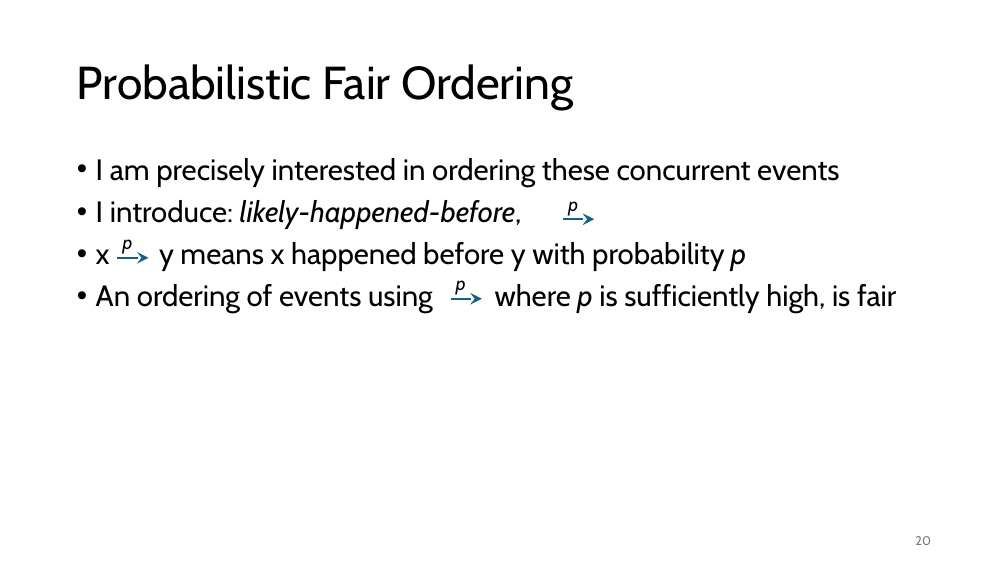
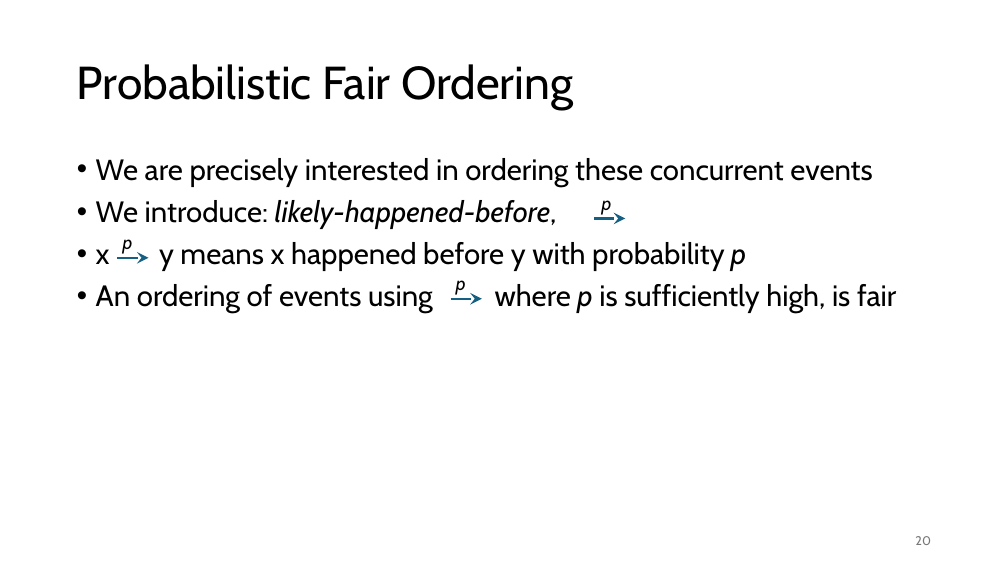
Before and after one commit to HaseebLUMS/Onyx-Presentation, a slide deck: slide 8 of tommy_hotnets.pptx. Drawn at 1008x567 pixels with LibreOffice and Linux fonts; fonts in the diff are those of the drawing. Boxes give left, top, right and bottom in pixels: in the first picture for what was removed or moved away, otherwise in the second. Text is boxed around its words. In the diff, an @@ line names an element or a change of style, - is before the commit and + after.

```diff
--- a/tommy_hotnets.pptx
+++ b/tommy_hotnets.pptx
@@ text at bbox=[96, 158, 872, 229]: text changed @@
-• I am precisely interested in ordering these concurrent events
-• I introduce: likely-happened-before,
+• We are precisely interested in ordering these concurrent events
+• We introduce: likely-happened-before,
@@ text "p": place and size @@
-text "p" at bbox=[568, 201, 578, 216]
+text "p" at bbox=[602, 200, 612, 215]
@@ arrow moved from (563, 219) - (594, 219) to (594, 219) - (625, 219) @@
```
Also in this commit, not shown: 10 other slides changed, 1 other file.
